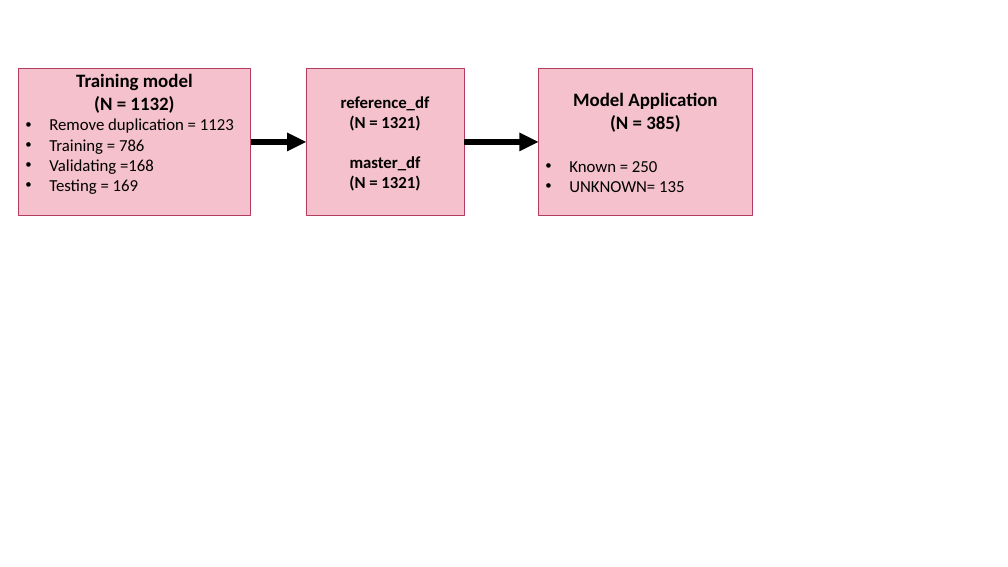
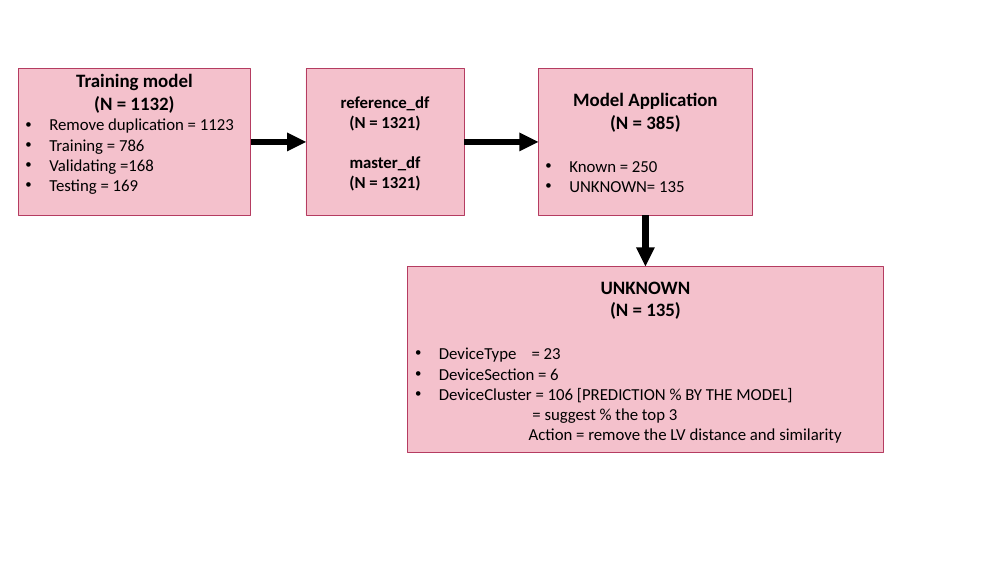
Before and after one commit to Syaziyah30/DeviceCluster, a slide deck: slide 15 of 1.training_model/supplementary/Device Identifier 20260520.pptx. Drawn at 1008x567 pixels with LibreOffice and Linux fonts; fonts in the diff are those of the drawing. Boxes give left, top, right and bottom in pixels: in the first picture for what was removed or moved away, otherwise in the second. Text is boxed around its words. In the diff, an @@ line names an element or a change of style, - is before the commit and + after.

```diff
--- a/1.training_model/supplementary/Device Identifier 20260520.pptx
+++ b/1.training_model/supplementary/Device Identifier 20260520.pptx
@@ arrow added from (646, 215) to (646, 266), #000000 6 pt @@
@@ rectangle added at (x1=408, y1=266, x2=884, y2=453), fill #F4C2CD, outline #B63C62 0.75 pt, 16 pt, text #000000 @@
+UNKNOWN
+(N = 135)
+• DeviceType = 23
+• DeviceSection = 6
+• DeviceCluster = 106 [PREDICTION % BY THE MODEL]
+      = suggest % the top 3
+      Action = remove the LV distance and similarity
```
Also in this commit, not shown: 1 other file.
